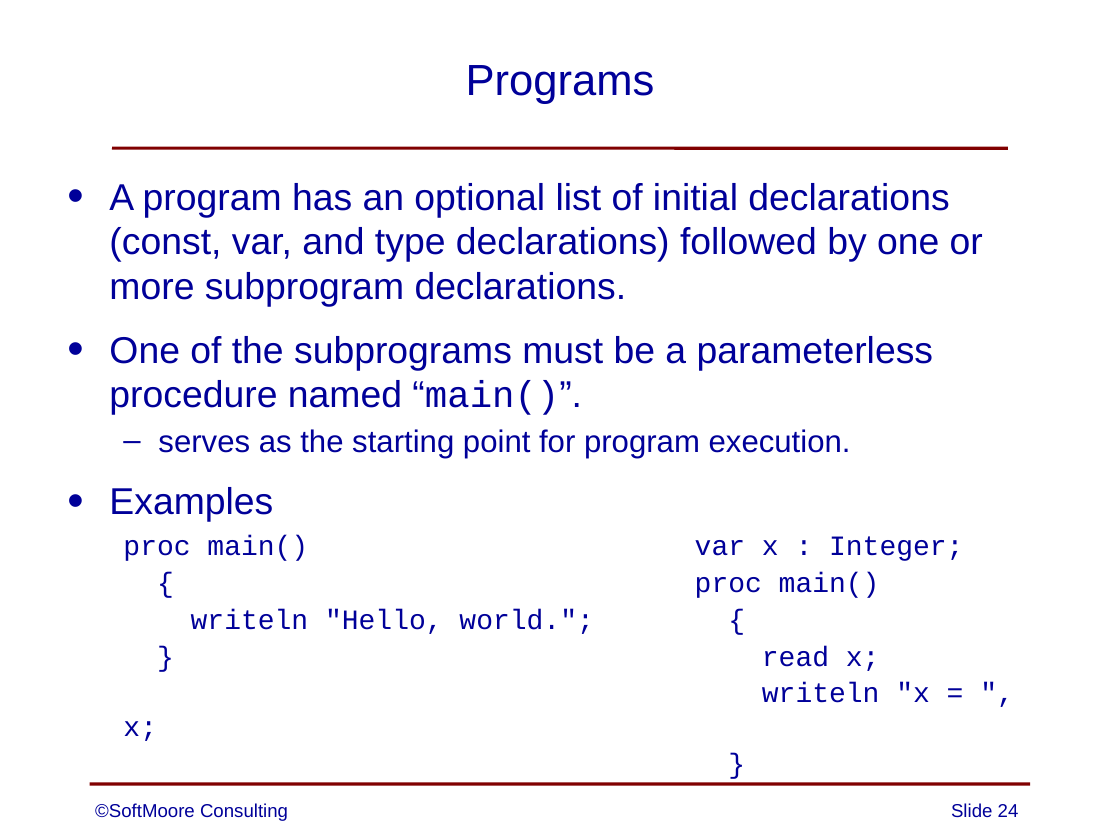
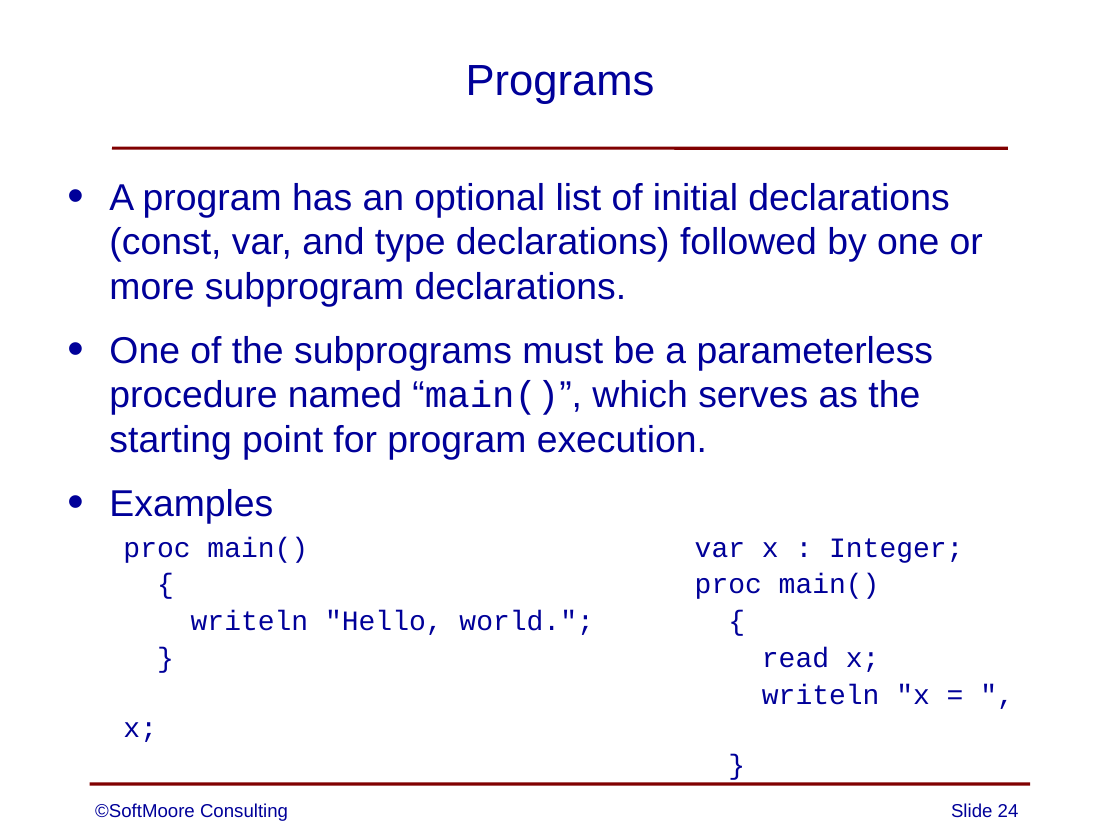
Before and after one commit to SoftMoore/CPRL-Kt-2nd, a slide deck: slide 24 of PowerPoints/04 - Definition of CPRL.pptx. Drawn at 1120x840 pixels with LibreOffice and Linux fonts; fonts in the diff are those of the drawing. Boxes give left, top, right and bottom in pixels: in the first picture for what was removed or moved away, otherwise in the second. Text is boxed around its words. In the diff, an @@ line names an element or a change of style, - is before the commit and + after.

```diff
--- a/PowerPoints/04 - Definition of CPRL.pptx
+++ b/PowerPoints/04 - Definition of CPRL.pptx
@@ text at <box>109,336,934,460</box>: text changed @@
-• One of the subprograms must be a parameterless procedure named “main()”.
-  – serves as the starting point for program execution.
+• One of the subprograms must be a parameterless procedure named “main()”, which serves as the starting point for program execution.
```
Also in this commit, not shown: 3 other slides changed, 2 other files.
